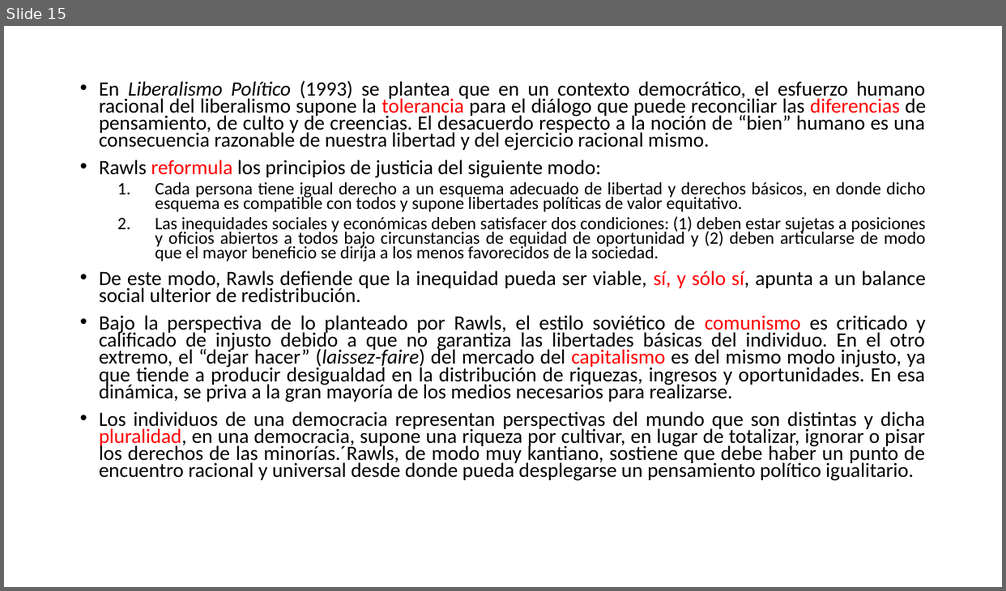
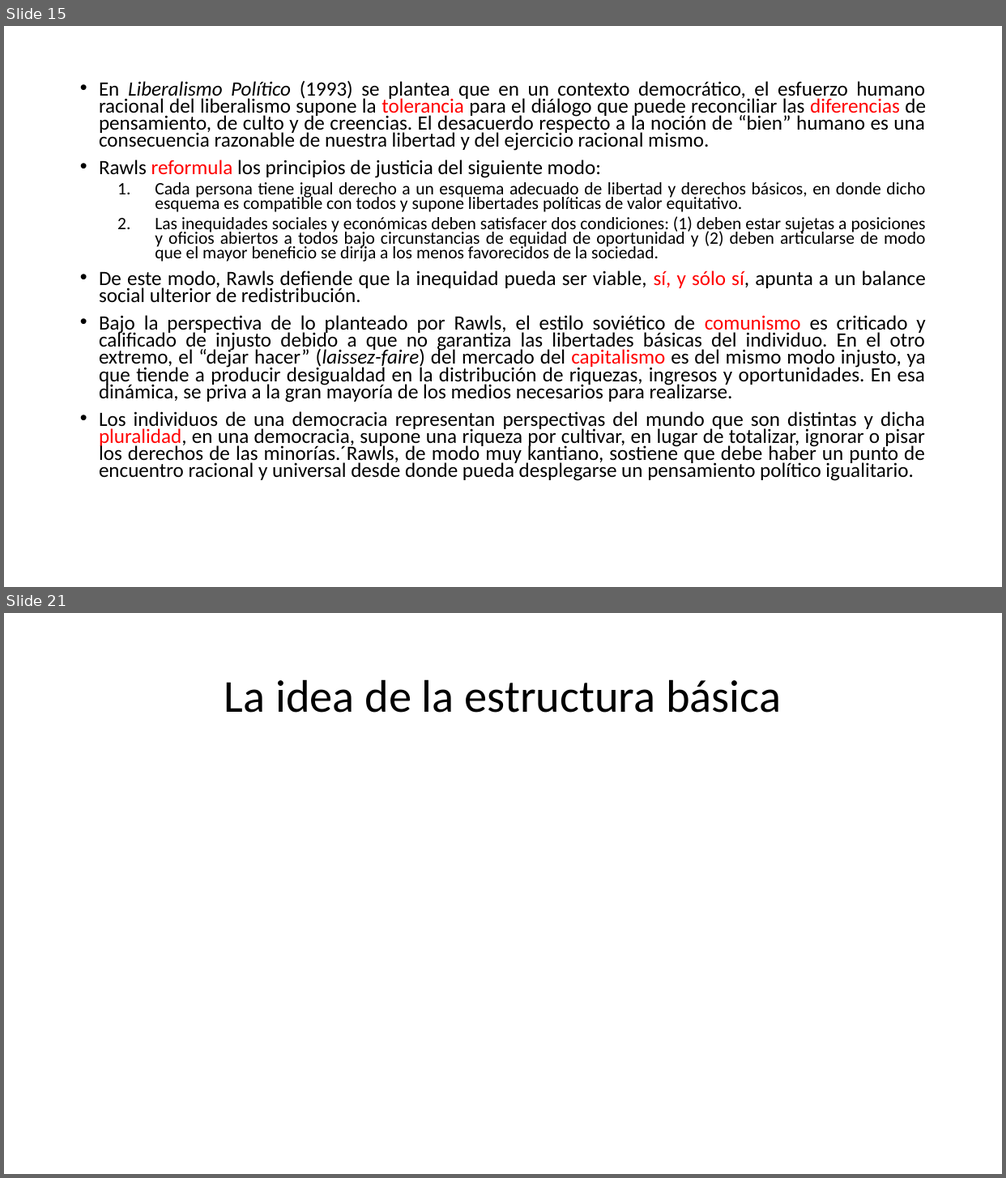
Before and after one commit to zaboltar/zaboltar.github.io, a slide deck: assets uarm/2019 sol-penscri-justfilpol/John Rawls - Justice as Fairness.pptx. Shown one above the other, each under a label of ours: slide 15 before the commit, slides 15 and 21 after it; the slides between them are not shown. The pictures are 1006x591 and 1006x1178 pixels, drawn with LibreOffice and Linux fonts; fonts in the diff are those of the drawing. Boxes give left, top, right and bottom in pixels: in the first picture for what was removed or moved away, otherwise in the second. Text is boxed around its words. In the diff, an @@ line names an element or a change of style, - is before the commit and + after.

```diff
--- a/assets uarm/2019 sol-penscri-justfilpol/John Rawls - Justice as Fairness.pptx
+++ b/assets uarm/2019 sol-penscri-justfilpol/John Rawls - Justice as Fairness.pptx
@@ slide 21 added at bbox=[4, 613, 1002, 1174], background #FFFFFF @@
@@ title added at bbox=[224, 679, 781, 713], 44 pt, text #000000 @@
+La idea de la estructura básica
```
Also in this commit, not shown: 1 slide changed, 11 other slides added.
